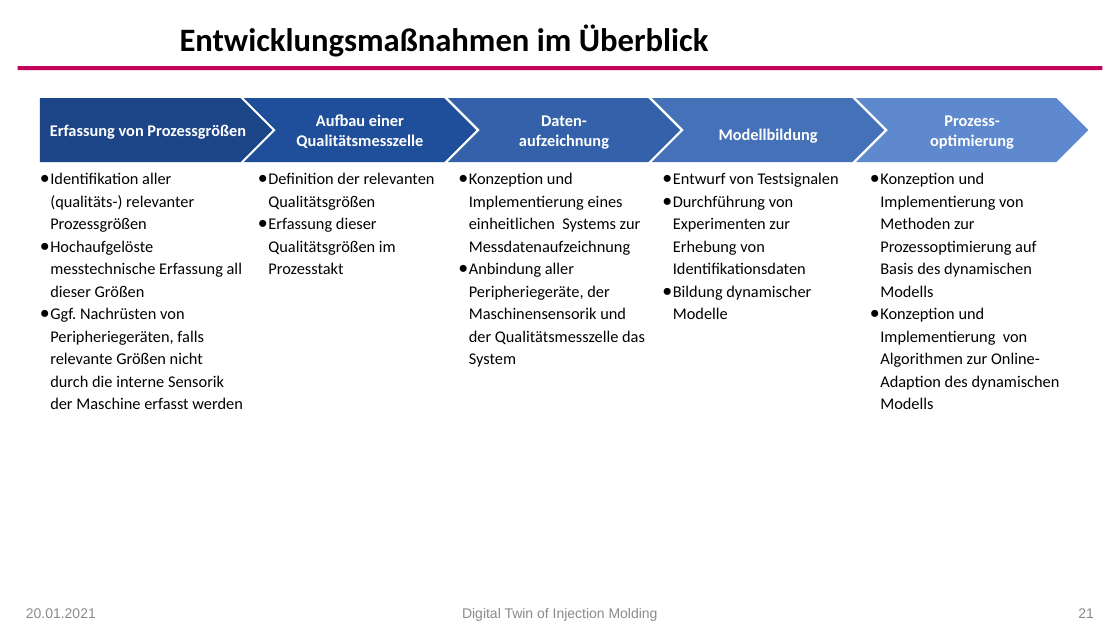
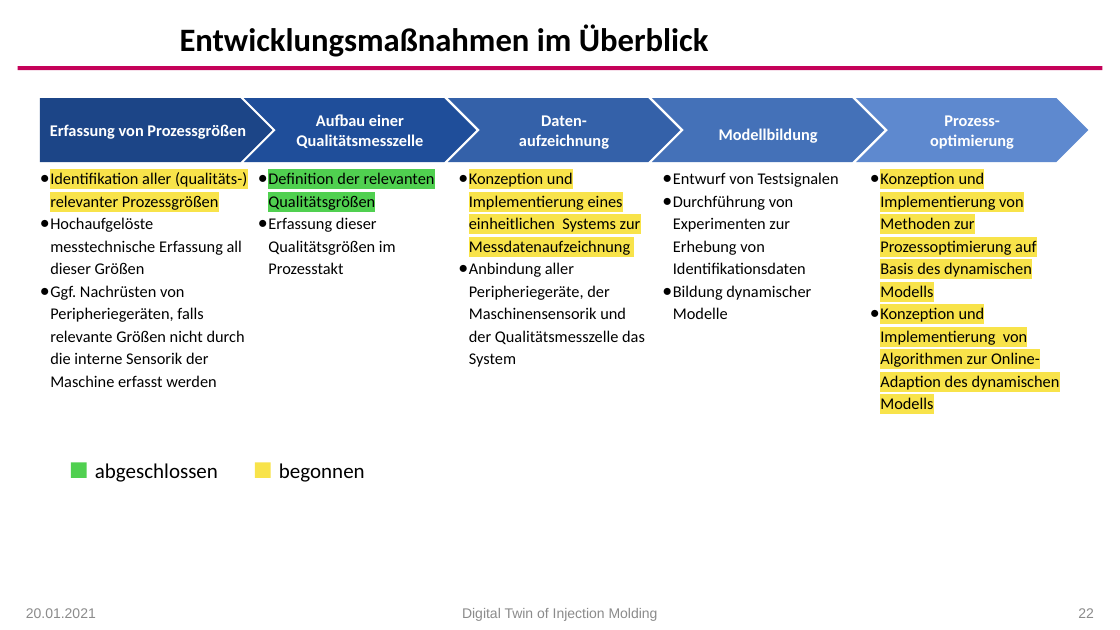
Before and after one commit to arehmer/DigitalTwinInjectionMoulding, a slide deck: slide 22 of Präsentationen/Kick-Off.pptx (slide 21 before the commit). Drawn at 1120x630 pixels with LibreOffice and Linux fonts; fonts in the diff are those of the drawing; background and template pictures are left out. Boxes give left, top, right and bottom in pixels: in the first picture for what was removed or moved away, otherwise in the second. Text is boxed around its words. In the diff, an @@ line names an element or a change of style, - is before the commit and + after.

```diff
--- a/Präsentationen/Kick-Off.pptx
+++ b/Präsentationen/Kick-Off.pptx
@@ text at [50, 172, 247, 210]: highlight none to #F8E34A in "Identifikation aller (qualitäts-) relevanter Prozessgrößen" @@
@@ text at [268, 172, 435, 210]: highlight none to #50D050 in "Definition der relevanten Qualitätsgrößen" @@
@@ text at [469, 172, 641, 255]: highlight none to #F8E34A in "Konzeption und Implementierung eines einheitlichen Systems z ..." @@
@@ text "Konzeption und Implementierung von Methoden ..." at [880, 171, 1060, 409]: highlight none to #F8E34A @@
@@ rectangle added at [71, 462, 87, 478], fill #50D050 @@
@@ text added at [95, 463, 218, 482], 18 pt, text #000000 @@
+abgeschlossen
@@ rectangle added at [255, 462, 271, 478], fill #F8E34A @@
@@ text added at [279, 463, 365, 482], 18 pt, text #000000 @@
+begonnen
@@ page number at [1078, 608, 1094, 618]: text changed @@
-21
+22
```
Also in this commit, not shown: 9 other slides changed, 5 slides added, 1 slide removed, 2 other files.
